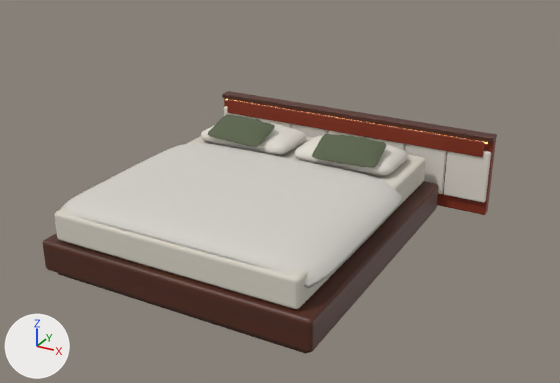
Renders of the glTF model public/models/main-bed.glb from each side of a commit.
Both versions are drawn from a camera (50 mm lens) standing at (2.36, -3.98, 2.4) and looking at (0.18, -0.01, 0.42). The axes (+X, +Y, +Z) are drawn at lower left. The lights are the same throughout. The picture after the commit comes second. Where no turn or scale is listed for an object, it has been applied to the vertices. Vertices at exactly the same position are counted once.

In view in the first picture: 'Chamfered platform', 'Nominal dimensioned mattress', 'Olive accent cushion', 'Plump pillow with closed seams', 'Quilted closed duvet', 'Recessed terracotta accent', 'Recessed warm lighting', 'Shadow reveal plinth', 'Upholstered headboard panel' and 1 more.
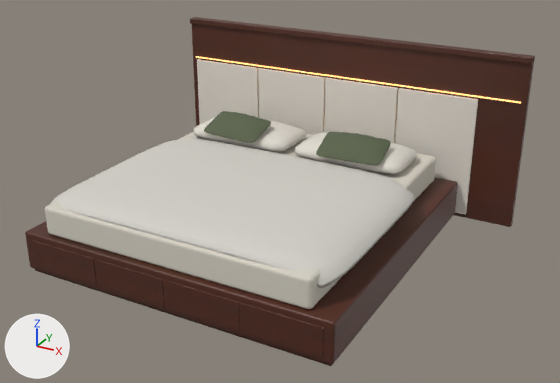
Where the change shows, as pixel boxes [x1, y1, x2, y2] in the pictures (560 x 383 px; the box of a moved part takes in the faces that stretch with it):
'2080 by 2040 mm teak platform', added (brown): after [25, 17, 535, 364]
'Quilted closed duvet', moved, rescaled (6% wider): before [60, 143, 402, 288]; after [50, 139, 414, 288]
'Chamfered platform', deleted (brown): before [43, 91, 497, 353]
'Avena Linen headboard panel', added: after [197, 59, 478, 215]
'Nominal dimensioned mattress', moved, rescaled: before [54, 136, 426, 309]; after [45, 132, 436, 309]
'Recessed terracotta accent', deleted: before [224, 98, 496, 215]
'Plump pillow with closed seams', moved, rescaled (8% wider, 7% taller): before [201, 122, 407, 175]; after [194, 117, 416, 174]
'Olive accent cushion', reshaped: before [208, 115, 385, 167]; after [205, 112, 390, 164]
'Upholstered headboard panel', deleted: before [224, 106, 491, 203]
'Shadow reveal plinth', rescaled: before [58, 273, 307, 354]; after [35, 269, 339, 366]
'Recessed 3500 K headboard lighting', added: after [196, 56, 521, 104]
'Recessed warm lighting', deleted: before [226, 99, 488, 144]
part 1 of me_olive_accent_cushion, moved or reshaped: before [208, 115, 274, 146]; after [205, 112, 270, 142]
part 2 of me_olive_accent_cushion, moved or reshaped: before [313, 134, 385, 167]; after [317, 132, 390, 164]

The change, as a diff of the scene's bpy script:
```diff
--- a/public/models/main-bed.glb.py
+++ b/public/models/main-bed.glb.py
@@ me_olive_accent_cushion @@
-me_olive_accent_cushion.from_pydata(...)  # 1924 vertices, 3840 faces; spans x -0.639..0.661, y 0.344..0.618, z 0.521..0.653
+me_olive_accent_cushion.from_pydata(...)  # 1924 vertices, 3840 faces; spans x -0.669..0.691, y 0.344..0.618, z 0.543..0.675
+# me_olive_accent_cushion part 1: the loose piece of 962 vertices spanning x -0.639..-0.177, y 0.344..0.618, z 0.521..0.653 is moved by (-0.03, 0.0, 0.022)
+# me_olive_accent_cushion part 2: the loose piece of 962 vertices spanning x 0.203..0.661, y 0.35..0.612, z 0.521..0.653 is moved by (0.03, 0.0, 0.022)
 me_olive_accent_cushion.materials.append(mat_olive_woven_accent_pillow)
@@ me_cube_232 @@
-me_cube_232.from_pydata(...)  # 56 vertices, 108 faces; spans x -0.87..0.87, y -0.95..0.95, z -0.04..0.04
+me_cube_232.from_pydata(...)  # 56 vertices, 108 faces; spans x -1.02..1.02, y -1.0..1.0, z -0.03..0.03
+# me_cube_232 part 3: the whole mesh is scaled about its middle by (1.18, 1.05, 0.794)
 me_cube_232.materials.append(mat_teak_edge_band)
@@ ob_chamfered_platform @@
-ob_chamfered_platform = bpy.data.objects.new('Chamfered platform', me_cube_231)
@@ ob_nominal_dimensioned_mattress @@
 ob_nominal_dimensioned_mattress.parent = ob_f15_f16_main_bedroom_upholstered_platform
-ob_nominal_dimensioned_mattress.location = (0.0, -0.018, 0.351)
-ob_nominal_dimensioned_mattress.scale = (1.08, 0.952, 0.85)
+ob_nominal_dimensioned_mattress.location = (0.0, -0.018, 0.373)
+ob_nominal_dimensioned_mattress.scale = (1.18, 0.952, 0.85)
@@ ob_plump_pillow_with_closed_seams @@
 ob_plump_pillow_with_closed_seams.parent = ob_f15_f16_main_bedroom_upholstered_platform
-ob_plump_pillow_with_closed_seams.location = (0.0, -0.018, -0.065)
-ob_plump_pillow_with_closed_seams.scale = (1.08, 0.952, 0.85)
+ob_plump_pillow_with_closed_seams.location = (0.0, -0.018, -0.043)
+ob_plump_pillow_with_closed_seams.scale = (1.18, 0.952, 0.85)
@@ ob_quilted_closed_duvet @@
 ob_quilted_closed_duvet.parent = ob_f15_f16_main_bedroom_upholstered_platform
-ob_quilted_closed_duvet.location = (0.0, -0.018, -0.065)
-ob_quilted_closed_duvet.scale = (1.08, 0.952, 0.85)
+ob_quilted_closed_duvet.location = (0.0, -0.018, -0.043)
+ob_quilted_closed_duvet.scale = (1.18, 0.952, 0.85)
@@ ob_recessed_terracotta_accent @@
-ob_recessed_terracotta_accent = bpy.data.objects.new('Recessed terracotta accent', me_cube_242)
@@ ob_recessed_warm_lighting @@
-ob_recessed_warm_lighting = bpy.data.objects.new('Recessed warm lighting', me_cube_243)
@@ ob_upholstered_headboard_panel @@
-ob_upholstered_headboard_panel = bpy.data.objects.new('Upholstered headboard panel', me_cube_234)
@@ ob_recessed_3500_k_headboard_lighting @@
+ob_recessed_3500_k_headboard_lighting = bpy.data.objects.new('Recessed 3500 K headboard lighting', me_cube_435)  # 56 vertices, 108 faces; spans x -1.28..1.28, y -0.01..0.01, z 0.0; in mat_warm_integrated_lighting (beige #f5c486, glowing orange #ffbc6f)
+ob_recessed_3500_k_headboard_lighting.location = (0.117, 1.038, 0.899)
@@ ob_headboard_gold_t_section @@
+ob_headboard_gold_t_section = bpy.data.objects.new('Headboard gold T-section', me_cube_431)  # 168 vertices, 324 faces; spans x -0.002..1.134, y -0.002..0.002, z -0.424..0.424; in mat_satin_brass (orange #c8a66c)
+ob_headboard_gold_t_section.location = (-0.586, 1.027, 0.456)
@@ ob_avena_linen_headboard_panel @@
+ob_avena_linen_headboard_panel = bpy.data.objects.new('Avena Linen headboard panel', me_cube_427)  # 224 vertices, 432 faces; spans x -0.28..1.98, y -0.01..0.01, z -0.42..0.42; in mat_taco_th_1239___avena_linen (light grey #e4ddd2)
+ob_avena_linen_headboard_panel.location = (-0.867, 1.038, 0.456)
@@ ob_2080_by_2040_mm_teak_platform @@
+ob_2080_by_2040_mm_teak_platform = bpy.data.objects.new('2080 by 2040 mm teak platform', me_cube_420)  # 392 vertices, 756 faces; spans x -1.2..1.43, y -1.02..1.1, z -0.15..1.05; in mat_taco_th_356___baltimore_teak (picture img_baltimore_teak)
+ob_2080_by_2040_mm_teak_platform.location = (0.0, 0.0, 0.154)
```
